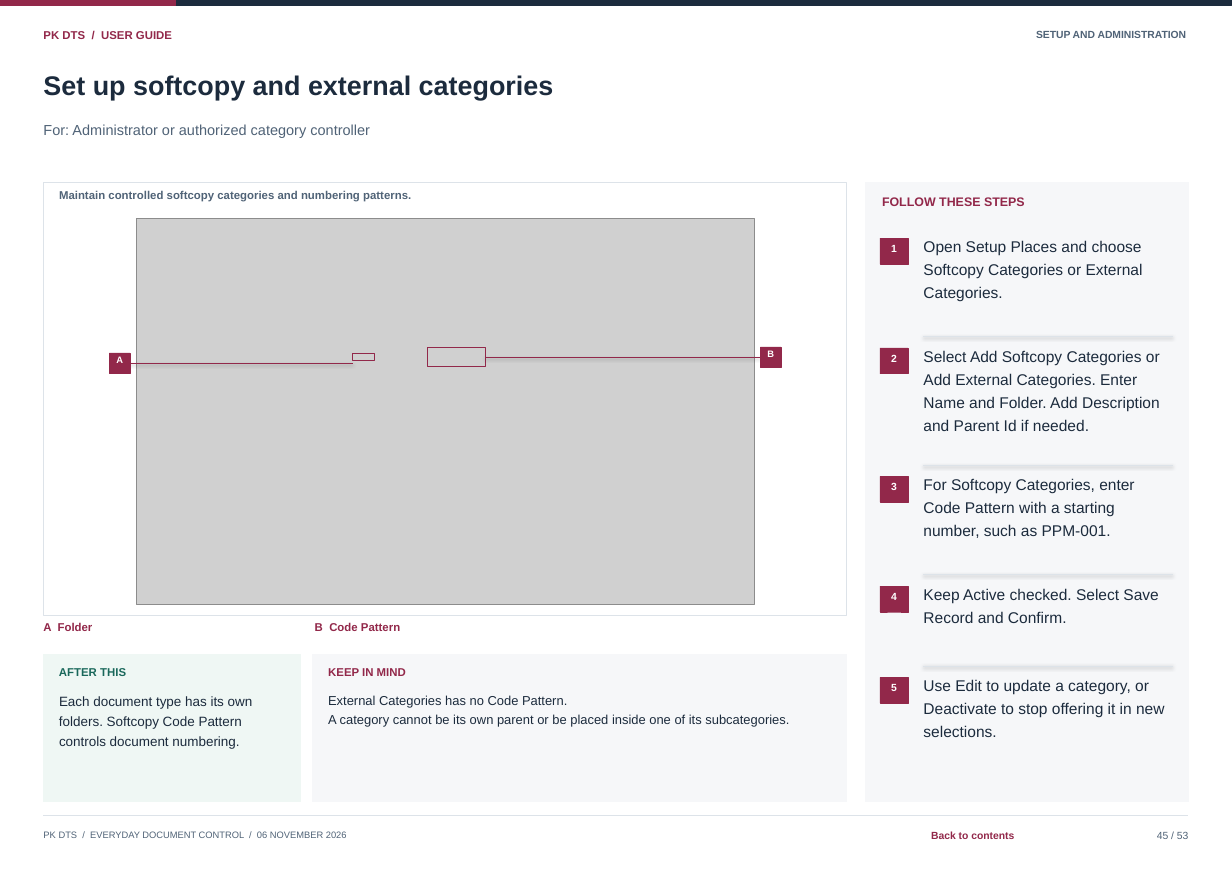
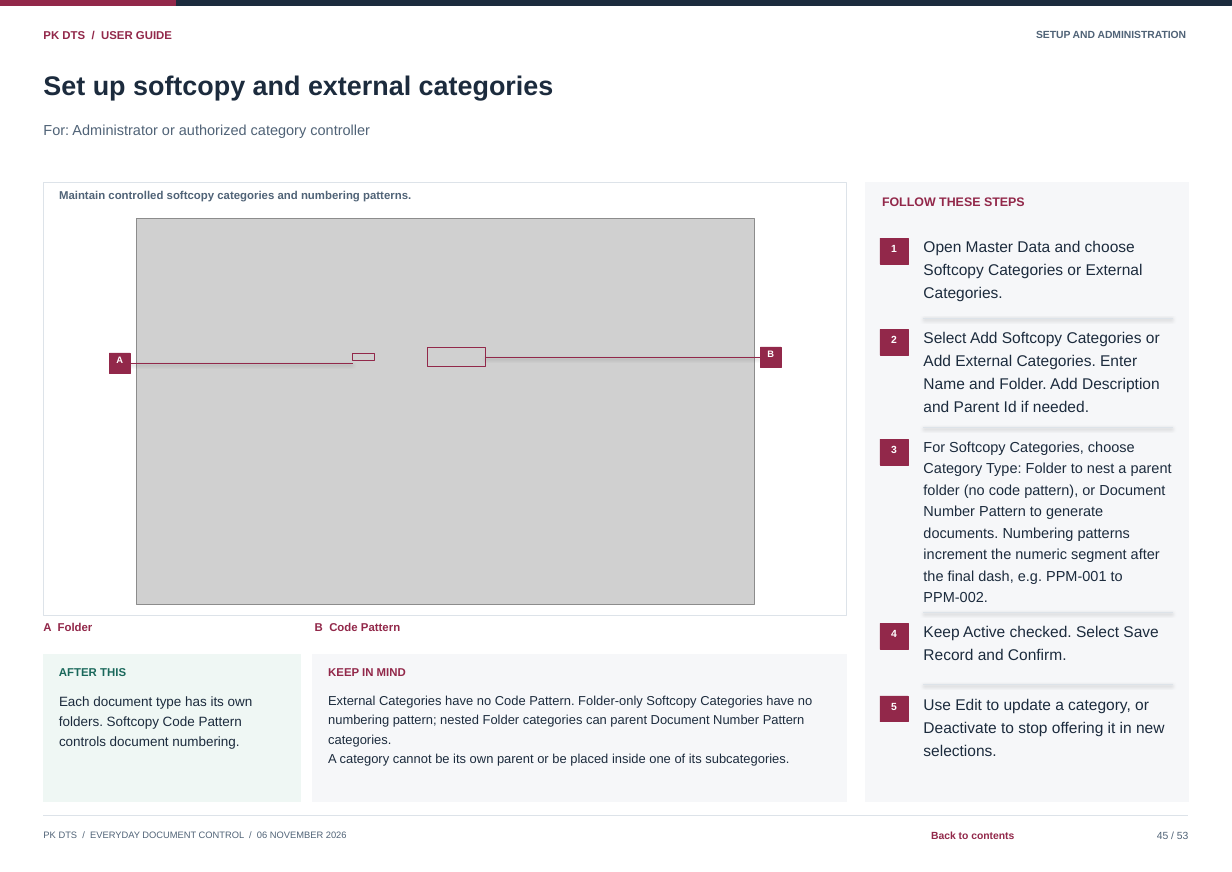
Before and after one commit to curib123/pk_document_tracking_system, a slide deck: slide 45 of docs/system-documentation/PK_DTS_User_Guide.pptx. Drawn at 1232x872 pixels with LibreOffice and Linux fonts; fonts in the diff are those of the drawing; grey boxes stand for pictures. Boxes give left, top, right and bottom in pixels: in the first picture for what was removed or moved away, otherwise in the second. Text is boxed around its words. In the diff, an @@ line names an element or a change of style, - is before the commit and + after.

```diff
--- a/docs/system-documentation/PK_DTS_User_Guide.pptx
+++ b/docs/system-documentation/PK_DTS_User_Guide.pptx
@@ text at box(923, 240, 1135, 256): text changed @@
-Open Setup Places and choose
+Open Master Data and choose
@@ 5 texts, 1 line, 1 rectangle: place and size @@
-5 texts, 1 line, 1 rectangle at box(880, 336, 1173, 431)
+5 texts, 1 line, 1 rectangle at box(880, 318, 1173, 412)
@@ 1 text, 1 line, 1 rectangle: place and size @@
-1 text, 1 line, 1 rectangle at box(880, 465, 1173, 502)
+1 text, 1 line, 1 rectangle at box(880, 428, 1173, 465)
@@ text at box(923, 441, 1135, 455): text changed; size 15 to 14 pt @@
-For Softcopy Categories, enter
+For Softcopy Categories, choose
@@ text at box(923, 462, 1172, 476): text changed; size 15 to 14 pt @@
-Code Pattern with a starting
+Category Type: Folder to nest a parent
@@ text at box(923, 484, 1165, 498): text changed; size 15 to 14 pt @@
-number, such as PPM-001.
+folder (no code pattern), or Document
@@ text added at box(923, 505, 1103, 519), 14 pt, text #1C2B3D @@
+Number Pattern to generate
@@ text added at box(923, 527, 1130, 541), 14 pt, text #1C2B3D @@
+documents. Numbering patterns
@@ text added at box(923, 548, 1160, 562), 14 pt, text #1C2B3D @@
+increment the numeric segment after
@@ text added at box(923, 570, 1123, 584), 14 pt, text #1C2B3D @@
+the final dash, e.g. PPM-001 to
@@ text added at box(923, 592, 987, 602), 14 pt, text #1C2B3D @@
+PPM-002.
@@ 1 rectangle, 1 line, 1 text: place and size @@
-1 rectangle, 1 line, 1 text at box(880, 575, 1173, 612)
+1 rectangle, 1 line, 1 text at box(880, 612, 1173, 649)
@@ text at box(328, 695, 812, 708): text changed @@
-External Categories has no Code Pattern.
+External Categories have no Code Pattern. Folder-only Softcopy Categories have no
@@ text added at box(328, 714, 805, 727), 12.5 pt, text #1C2B3D @@
+numbering pattern; nested Folder categories can parent Document Number Pattern
@@ 4 texts, 1 line, 1 rectangle: place and size @@
-4 texts, 1 line, 1 rectangle at box(880, 666, 1173, 737)
+4 texts, 1 line, 1 rectangle at box(880, 684, 1173, 756)
@@ text added at box(328, 734, 391, 746), 12.5 pt, text #1C2B3D @@
+categories.
@@ 3 texts: place and size @@
-3 texts at box(328, 593, 1067, 727)
+3 texts at box(328, 630, 1067, 765)
```
Also in this commit, not shown: 23 other slides changed, 22 other files.
